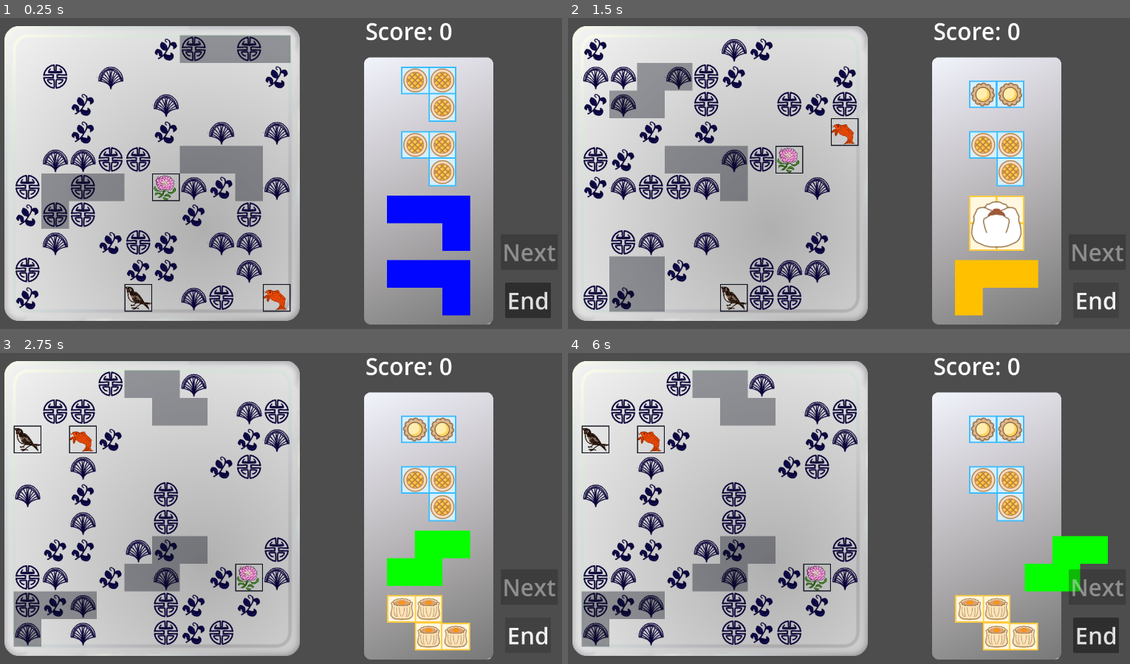
Above: before the commit, frames 1-4 (two rows, left to right).
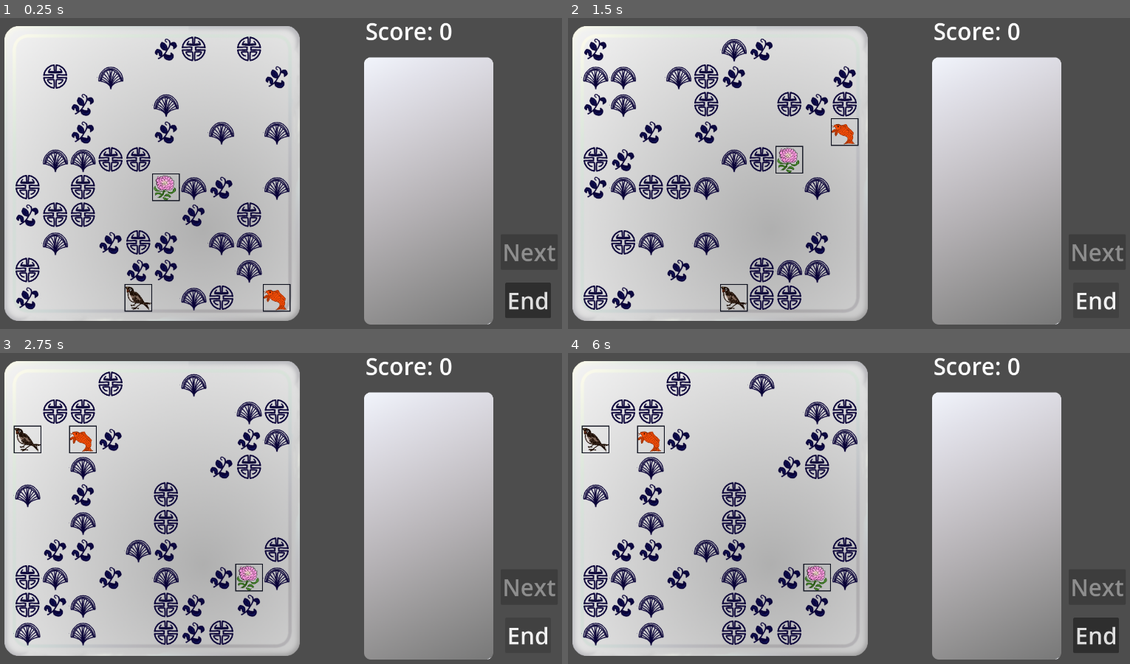
Above: after the commit, the same moments.

Repository: mDuo13/ld54
Game: Godot game, scene res://Scenes/PlayGame.tscn
Two runs of this game, one before a commit and one after it. Both use one fixed random seed, a clock stepped at 60 frames per second and the inputs below.
Inputs (mouse positions are in pixels of both pictures, inside the frame that each line leads up to):
- Up to frame 1 (0.25 s): no input
- Up to frame 2 (1.5 s): click "End" at 0.5 s; click "End" at 1.25 s
- Up to frame 3 (2.75 s): click "End" at 2 s
- Up to frame 4 (6 s): tap Enter at 2.75, 4.25, 5.75 s; drag from (719, 508) to (910, 436) at 2.77 s; tap Space at 3.5, 5 s; drag from (730, 524) to (820, 573) at 3.52 s; move the mouse to (910, 436) at 4.27 s; press the mouse at (910, 436) at 4.28 s; tap Mouse wheel up (rotate_counterclockwise) at 4.35 s; release the mouse at (910, 436) at 5 s; drag from (820, 573) to (674, 458) at 5.02 s; move the mouse to (1028, 558) at 5.77 s; press the mouse at (1028, 558) at 5.78 s

The runs differ from the first frame. In frame 1, 11% of the frame differs, in the area x 7-84%, y 5-96%; in frame 2, 11%; in frame 3, 10%; in frame 4, 10%.
Error after the commit: Parse Error: Preload file "res://Scenes/x_mark.tscn" does not exist. (res://Scripts/piece.gd:166)

Commit message:
More assets & features

Diff:
--- /dev/null
+++ b/AudioManager.gd
@@ -0,0 +1,11 @@
+extends Node
+
+func _ready():
+	$BGMSupplement1.volume_db = -80
+	$MainBGM.play()
+	$BGMSupplement1.play()
+
+
+func _on_plate_score_bonus(score):
+	print("scored bonus:", score)
+	$BGMSupplement1.volume_db = 0 # TODO: fade in gradually
--- a/Scenes/PlayGame.tscn
+++ b/Scenes/PlayGame.tscn
@@ -7,6 +7,7 @@
 [ext_resource type="Script" path="res://Scripts/plate.gd" id="5_eb8rb"]
 [ext_resource type="Script" path="res://Scenes/UI.gd" id="6_l581x"]
 [ext_resource type="Texture2D" uid="uid://b8yp3ihvvmub2" path="res://Assets/plate_bg.png" id="6_upbwx"]
+[ext_resource type="PackedScene" uid="uid://c0jdeegr6c6nd" path="res://Scenes/audio_manager.tscn" id="8_7nvtl"]
 
 [sub_resource type="RectangleShape2D" id="RectangleShape2D_8btvs"]
 size = Vector2(600, 600)
@@ -44,11 +45,11 @@
 1:1/0 = 0
 1:1/0/physics_layer_0/linear_velocity = Vector2(0, 0)
 1:1/0/physics_layer_0/angular_velocity = 0.0
-1:1/0/custom_data_0 = 2
+1:1/0/custom_data_0 = 3
 2:1/0 = 0
 2:1/0/physics_layer_0/linear_velocity = Vector2(0, 0)
 2:1/0/physics_layer_0/angular_velocity = 0.0
-2:1/0/custom_data_0 = 2
+2:1/0/custom_data_0 = 4
 3:1/0 = 0
 3:1/0/physics_layer_0/linear_velocity = Vector2(0, 0)
 3:1/0/physics_layer_0/angular_velocity = 0.0
@@ -126,6 +127,13 @@
 layer_1/y_sort_origin = 0
 layer_1/z_index = 4
 layer_1/tile_data = PackedInt32Array()
+layer_2/name = "overlay"
+layer_2/enabled = true
+layer_2/modulate = Color(1, 1, 1, 0.752941)
+layer_2/y_sort_enabled = false
+layer_2/y_sort_origin = 0
+layer_2/z_index = 6
+layer_2/tile_data = PackedInt32Array()
 
 [node name="Sprite2D" type="Sprite2D" parent="Plate"]
 texture = ExtResource("6_upbwx")
@@ -160,8 +168,11 @@
 theme_override_font_sizes/font_size = 50
 text = "Score: 0"
 
+[node name="AudioManager" parent="." instance=ExtResource("8_7nvtl")]
+
 [connection signal="input_event" from="Plate" to="Plate" method="_on_input_event"]
 [connection signal="placed_piece" from="Plate" to="UI" method="_on_plate_placed_piece"]
+[connection signal="score_bonus" from="Plate" to="AudioManager" method="_on_plate_score_bonus"]
 [connection signal="score_piece" from="Plate" to="UI" method="_on_plate_score_piece"]
 [connection signal="pressed" from="UI/PassButt" to="PieceManager" method="_on_pass_butt_pressed"]
 [connection signal="pressed" from="UI/DoneButt" to="UI" method="_on_done_butt_pressed"]
--- /dev/null
+++ b/Scenes/audio_manager.tscn
@@ -0,0 +1,15 @@
+[gd_scene load_steps=4 format=3 uid="uid://c0jdeegr6c6nd"]
+
+[ext_resource type="Script" path="res://AudioManager.gd" id="1_7ets1"]
+[ext_resource type="AudioStream" uid="uid://bu28onbcyljv0" path="res://Assets/audio/melody.wav" id="2_5lkyd"]
+[ext_resource type="AudioStream" uid="uid://bjnuvy02c3hdl" path="res://Assets/audio/melodytri.wav" id="3_5vo5k"]
+
+[node name="AudioManager" type="Node"]
+script = ExtResource("1_7ets1")
+
+[node name="MainBGM" type="AudioStreamPlayer" parent="."]
+stream = ExtResource("2_5lkyd")
+
+[node name="BGMSupplement1" type="AudioStreamPlayer" parent="."]
+stream = ExtResource("3_5vo5k")
+volume_db = -80.0
--- a/Scripts/conveyor_setup.gd
+++ /dev/null
@@ -1,18 +0,0 @@
-extends TileMap
-
-#const GRID_WIDTH  = 9
-#const GRID_HEIGHT = 8
-#
-#const TILE_SQUARE = 0
-##const TILE_SQUARE = 1
-#
-#func _ready():
-#	for x in range(GRID_WIDTH):
-#		for y in range(GRID_HEIGHT):
-#			# Set the tile at (x, y) to TILE_SQUARE
-#			set_cell(
-#				0,              # Layer ID
-#				Vector2i(x, y), # Coordinates
-#				TILE_SQUARE,    # Tile ID
-#				Vector2i(0, 0)  # For Atlas
-#			)
--- a/Scripts/piece.gd
+++ b/Scripts/piece.gd
@@ -2,6 +2,7 @@
 class_name Piece
 
 signal piece_drop
+signal piece_move
 
 var pieces = {
 	"2" : {
@@ -161,6 +162,9 @@
 var piece
 
 var by_type = {}
+
+const XMARK = preload("res://Scenes/x_mark.tscn")
+var marks : Array[Sprite2D]
 
 func _ready():
 	ready_pieces_by_type()
@@ -173,6 +177,7 @@
 			by_type[pieces[p].type].append(p)
 		else:
 			by_type[pieces[p].type] = [p]
+
 
 func set_piece(p: String = ""):
 	if not p:
@@ -181,6 +186,7 @@
 	$Sprite2D.texture = piece["image"]
 	$CollisionPolygon2D.polygon = piece["vertices"]
 	$CollisionPolygon2D.position = Vector2(-cell_width()*30, -cell_height()*30)
+
 
 func set_piece_type(t: String = ""):
 	if not t:
@@ -241,11 +247,17 @@
 		position = new_pos
 		return position
 
+
 func snap(test_only=false):
 	snap_to(60,60, test_only)
 
 func top_left():
 	return position-Vector2(cell_width()*30, cell_height()*30)
+
+func lock():
+	input_pickable = false
+	remove_from_group("Unplaced Pieces")
+	z_index = 2
 
 func _process(_delta):
 	if (mouse_over && !dragging && Input.is_action_just_pressed("select")):
@@ -253,6 +265,7 @@
 	if (dragging && Input.is_action_pressed("select")):
 		set_position(get_viewport().get_mouse_position())
 		snap()
+		emit_signal("piece_move")
 	else:
 		if dragging == true:
 			emit_signal("piece_drop", position, self)
--- a/Scripts/piece_manager.gd
+++ b/Scripts/piece_manager.gd
@@ -23,6 +23,7 @@
 	piece_instance.set_position(coords)
 	add_child(piece_instance)
 	piece_instance.connect("piece_drop", get_node("../Plate")._on_piece_drop)
+	piece_instance.connect("piece_move", get_node("../Plate")._on_piece_move)
 	piece_instance.add_to_group("Unplaced Pieces")
 	return piece_instance
 
--- a/Scripts/plate.gd
+++ b/Scripts/plate.gd
@@ -2,6 +2,7 @@
 
 signal score_piece
 signal placed_piece
+signal score_bonus
 
 @export var GRID_WIDTH  = 10
 @export var GRID_HEIGHT = 10
@@ -13,6 +14,7 @@
 # GRID Layers
 const LAYER_BASE = 0
 const LAYER_FOOD = 1
+const LAYER_X = 2
 
 const ORTHAGONAL_DIRS = [
 	Vector2i(0,-1), #up
@@ -31,7 +33,8 @@
 	"special_2": Vector2(1, 1),
 	"special_3": Vector2(2, 1),
 	"basic": Vector2(3,3),
-	"advanced": Vector2(2,3)
+	"advanced": Vector2(2,3),
+	"xmark": Vector2(0,2)
 }
 
 const FOODS = {
@@ -56,8 +59,6 @@
 const OFFSCREEN = Vector2(-9999,-9999) ## Used for spawning pieces where player doesn't need to see them
 
 func _ready():
-	if []:
-		print("empty array is truthy")
 	randomize_board()
 	place_blockers()
 
@@ -97,9 +98,6 @@
 			)
 
 func place_blockers():
-
-	#TODO: check for illegal placement (both initial and grow)
-	### INC. code for better blocker placement
 	for i in range(BLOCKER_COUNT):
 		# Place "advanced" pieces as blockers
 		var blk = get_node("../PieceManager").make_piece_at(OFFSCREEN, "advanced")
@@ -119,34 +117,11 @@
 			else:
 				for cell in cells_placed:
 					put_food_at("blocked", cell)
+				blk.position = to_global($PlateGrid.map_to_local(loc))
+				blk.snap()
+				blk.lock()
 				break
-
-# ##OLD blocker placement code
-#		var loc
-#		while true:
-#			loc = Vector2i(randi_range(0,GRID_WIDTH), randi_range(0,GRID_HEIGHT))
-#			if oob(loc) or scoring_at(loc) > 0 or food_color_at(loc) == 3:
-#				# try again if out of bounds or would overwrite a special or blocker
-#				continue
-#			break
-#		put_food_at("blocked", loc)
-#		for j in range(BLOCKER_SIZE-1):
-#			var new_loc
-#			var dirs_to_try = ORTHAGONAL_DIRS.duplicate()
-#			dirs_to_try.shuffle()
-#			var failed_to_grow = false
-#			while true:
-#				new_loc = loc + dirs_to_try.pop_back()
-#				if oob(new_loc) or scoring_at(new_loc) > 0 or food_color_at(new_loc) == 3:
-#					if not dirs_to_try.size():
-#						print("Nowhere to grow blocker...")
-#						failed_to_grow = true
-#						break
-#					continue
-#				break
-#			#TODO: do something about failing to grow the blockers
-#			loc = new_loc
-#			put_food_at("blocked", loc)
+	wipe_xs()
 
 func scoring_at(coords: Vector2i):
 	var cell_data = $PlateGrid.get_cell_tile_data(LAYER_BASE, coords)
@@ -212,10 +187,11 @@
 	var new_scores : Array[Vector2i] = []
 	for i in range(unscored_specials.size() - 1, -1, -1): # backwards so we can pop safely
 		if is_encircled(unscored_specials[i]):
-			var score = unscored_specials.pop_at(i)
+			var score : Vector2i = unscored_specials.pop_at(i)
 			new_scores.append(score)
 			scored_specials.append(score)
 			print("Woo! Scored a special @", score)
+			emit_signal("score_bonus", scoring_at(score))
 	return new_scores
 
 
@@ -231,29 +207,41 @@
 func test_piece_placement(base_coords:Vector2i, cells2d: Array, color: String, dont_overlap_specials=false) -> Array:
 	## Really the return type is Array[Vector2i] except sometimes it's empty
 	var q_change = []
+	var failed_check = false
 	for dy in range(cells2d.size()):
 		for dx in range(cells2d[dy].size()):
 			if not cells2d[dy][dx]:
 				# not a filled cell
 				continue
 			var cell_coords = base_coords + Vector2i(dx, dy)
-
 			if oob(cell_coords):
 				#print("oob piece drop @ square", cell_coords)
-				return []
+				#set_x_at(cell_coords) # Don't put extra x's because it's overkill if the piece isn't near the board
+				failed_check = true
 			if is_occupied(cell_coords):
 				#print("blocked @", cell_coords)
-				return []
+				set_x_at(cell_coords)
+				failed_check = true
 			if adacent_to_color(cell_coords, color):
 				#print("adjacency problem @", cell_coords)
-				return []
+				set_x_at(cell_coords)
+				failed_check = true
 			if dont_overlap_specials and scoring_at(cell_coords) > 1:
 				#print("not supposed to overlap special @", cell_coords)
-				return []
+				set_x_at(cell_coords)
+				failed_check = true
 			q_change.append(cell_coords)
+	if failed_check:
+		return []
 	return q_change
 
-func _on_piece_drop(pos: Vector2i, piece: Piece):
+func set_x_at(coords):
+	$PlateGrid.set_cell(LAYER_X, coords, TILE_SRC, TILE_TYPES["xmark"])
+
+func wipe_xs():
+	$PlateGrid.clear_layer(LAYER_X)
+
+func _on_piece_drop(_pos: Vector2i, piece: Piece):
 	var coords = map_coords_of(piece.top_left())
 	print("dropping piece at map coords", coords)
 	var color : String = piece.piece.type
@@ -277,7 +265,9 @@
 	var _scored_specials = check_for_circled_specials()
 	#TODO: actually do score and animation stuff
 
-	piece.input_pickable = false
-	piece.remove_from_group("Unplaced Pieces")
+	piece.lock()
 
 	#print(pos, piece)
+
+func _on_piece_move():
+	wipe_xs()
--- a/project.godot
+++ b/project.godot
@@ -18,6 +18,10 @@
 [audio]
 
 driver/mix_rate.web=44100
+
+[autoload]
+
+AudioManager="*res://Scenes/audio_manager.tscn"
 
 [debug]
 
Binary file changed: Assets/J_Piece.png
Binary file changed: Assets/L_Piece.png
Binary file changed: Assets/T_Piece.png
Not shown, added: Assets/audio/melody.wav.import
Not shown, added: Assets/audio/melodytri.wav.import
Binary file changed: Assets/board_tiles.png
Not shown: 1 places in Scenes/PlayGame.tscn that only renumber resources
Not shown, changed: rr-todo.txt
Not shown, added: Assets/audio/melody.wav
Not shown, added: Assets/audio/melodytri.wav
Not shown, changed: Assets/board_tiles.xcf
Not shown, added: Assets/x_mark.xcf
